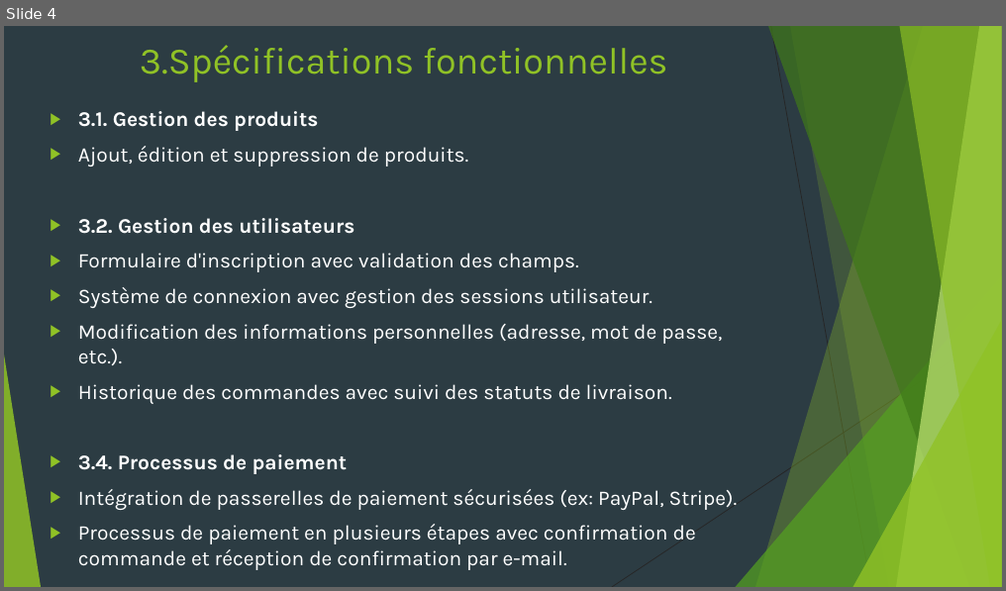
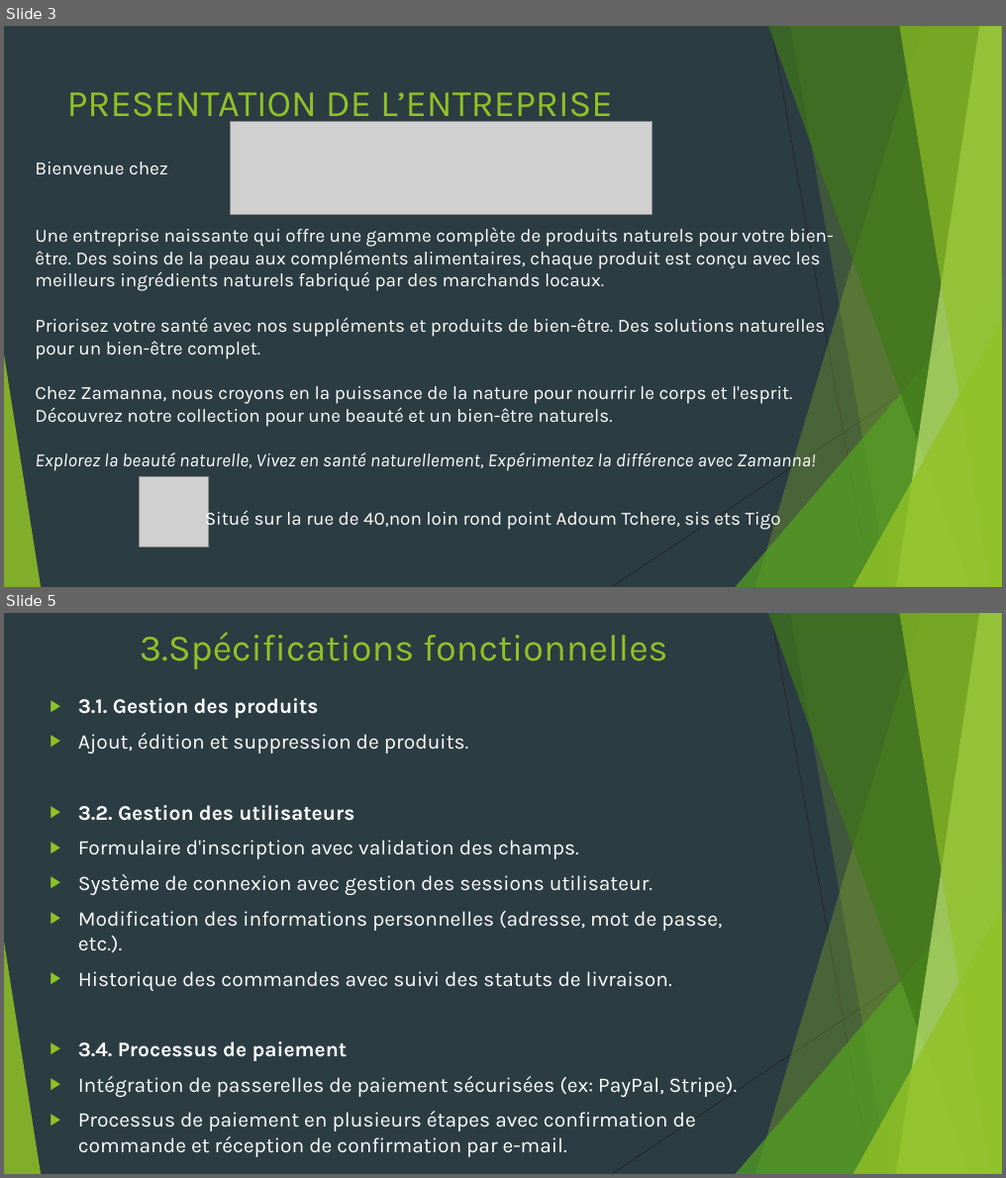
Before and after one commit to GenNelem/CEFOD-Stage, a slide deck: zamanna presentation.pptx. Shown one above the other, each under a label of ours: slide 4 before the commit, slides 3 and 5 after it; the slides between them are not shown. The pictures are 1006x591 and 1006x1178 pixels, drawn with LibreOffice and Linux fonts; fonts in the diff are those of the drawing; grey boxes stand for pictures. Boxes give left, top, right and bottom in pixels: in the first picture for what was removed or moved away, otherwise in the second. Text is boxed around its words. In the diff, an @@ line names an element or a change of style, - is before the commit and + after.

```diff
--- a/zamanna presentation.pptx
+++ b/zamanna presentation.pptx
@@ slide 3 added at (x1=4, y1=26, x2=1002, y2=587), background #2C3C43; not listed: 10 template elements that a slide beside it also shows @@
@@ title added at (x1=67, y1=92, x2=613, y2=126), 36 pt, text #90C226 @@
+PRESENTATION DE L’ENTREPRISE
@@ picture added at (x1=231, y1=121, x2=652, y2=215) @@
@@ text added at (x1=35, y1=162, x2=834, y2=472), 18 pt, text #FFFFFF @@
+Bienvenue chez
+Une entreprise naissante qui offre une gamme complète de produits naturels pour votre bien-être. Des soins de la peau aux compléments alimentaires, chaque produit est conçu avec les meilleurs ingrédients naturels fabriqué par des marchands locaux.
+Priorisez votre santé avec nos suppléments et produits de bien-être. Des solutions naturelles pour un bien-être complet.
+Chez Zamanna, nous croyons en la puissance de la nature pour nourrir le corps et l'esprit. Découvrez notre collection pour une beauté et un bien-être naturels.
+Explorez la beauté naturelle, Vivez en santé naturellement, Expérimentez la différence avec Zamanna!
@@ picture added at (x1=139, y1=477, x2=208, y2=547) @@
@@ text added at (x1=205, y1=508, x2=781, y2=531), 18 pt, text #FFFFFF @@
+Situé sur la rue de 40,non loin rond point Adoum Tchere, sis ets Tigo
@@ what was slide 4 is now slide 5 @@
```
Also in this commit, not shown: 3 slides changed, 3 other files.
